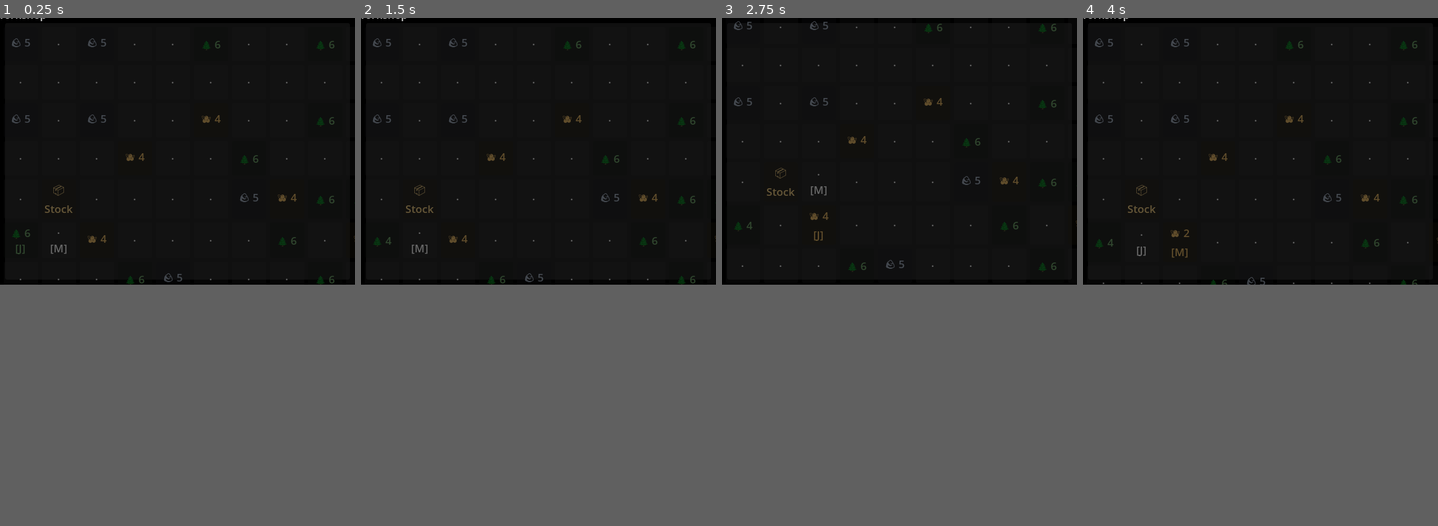
Above: before the commit, frames 1-4 (left to right).
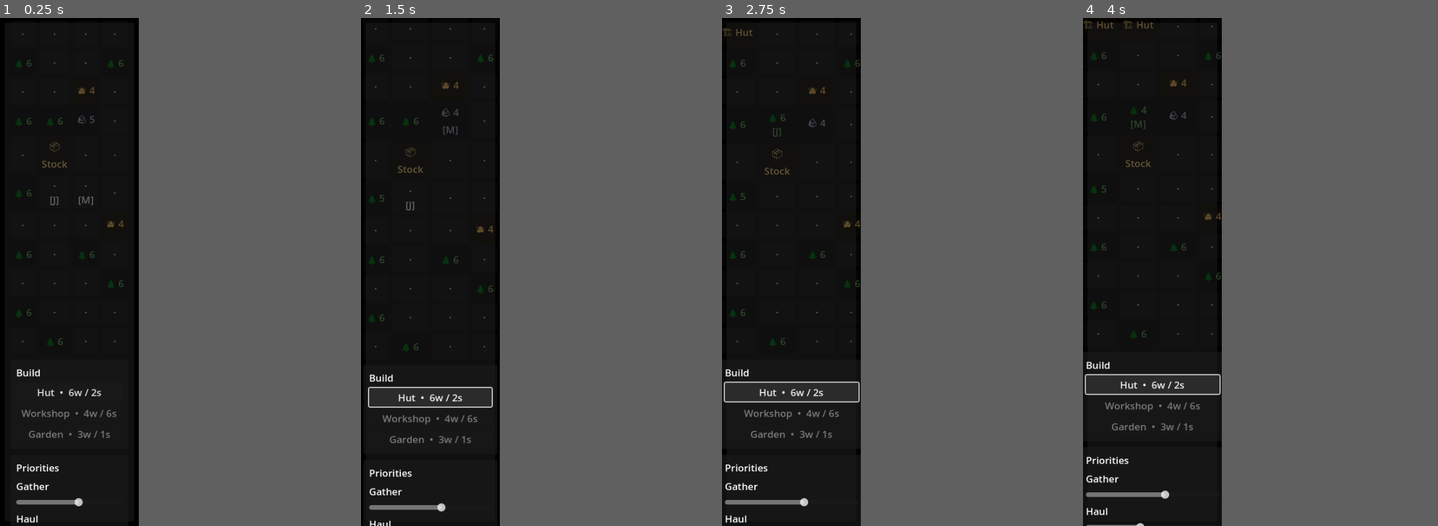
Above: after the commit, the same moments.

Repository: misospace/windowstead
Game: Godot game, scene res://scenes/main.tscn
The game is run twice, just before and just after one commit, with the same random seed, the same clock (stepped at 60 frames per second) and the same inputs.
Inputs (mouse positions are in pixels of both pictures, inside the frame that each line leads up to):
- Up to frame 1 (0.25 s): no input
- Up to frame 2 (1.5 s): click (538, 216) at 0.5 s, where only the run after the commit has a clickable "Hut • 6w / 2s"; click (538, 216) at 1.25 s, where only the run after the commit has a clickable "Hut • 6w / 2s"
- Up to frame 3 (2.75 s): click (899, 216) at 2 s, where only the run after the commit has a clickable "Hut • 6w / 2s"
- Up to frame 4 (4 s): tap Enter at 3.5 s
In our replay, the window is 560x420 before the commit and 219x800 after it. These sizes can differ from the game's own. Grey fills any space a smaller window leaves; there, only what the larger window draws over its background counts as a difference.

The runs differ from the first frame. In frame 1, 2.1% of the frame differs, in the area x 0-100%, y 0-100%; in frame 2, 2.4%; in frame 3, 2.5%; in frame 4, 2.6%.

Commit message:
feat: reshape overlay into side dock

Diff:
--- a/project.godot
+++ b/project.godot
@@ -18,8 +18,8 @@
 GameState="*res://scripts/game_state.gd"
 
 [display]
-window/size/viewport_width=560
-window/size/viewport_height=420
+window/size/viewport_width=240
+window/size/viewport_height=900
 window/size/resizable=true
 window/per_pixel_transparency/allowed=true
 window/handheld/orientation=0
--- a/scenes/main.tscn
+++ b/scenes/main.tscn
@@ -31,11 +31,11 @@
 theme_override_constants/margin_right = 14
 theme_override_constants/margin_bottom = 14
 
-[node name="Root" type="HBoxContainer" parent="Backdrop/Margin"]
-layout_mode = 2
-size_flags_horizontal = 3
-size_flags_vertical = 3
-theme_override_constants/separation = 14
+[node name="Root" type="VBoxContainer" parent="Backdrop/Margin"]
+layout_mode = 2
+size_flags_horizontal = 3
+size_flags_vertical = 3
+theme_override_constants/separation = 10
 
 [node name="Left" type="VBoxContainer" parent="Backdrop/Margin/Root"]
 layout_mode = 2
@@ -46,11 +46,11 @@
 [node name="Title" type="Label" parent="Backdrop/Margin/Root/Left"]
 layout_mode = 2
 text = "Windowstead"
-theme_override_font_sizes/font_size = 30
+theme_override_font_sizes/font_size = 28
 
 [node name="Subtitle" type="Label" parent="Backdrop/Margin/Root/Left"]
 layout_mode = 2
-text = "A tiny colony humming along while you do other things."
+text = "A docked colony companion for the edge of your screen."
 autowrap_mode = 3
 modulate = Color(1, 1, 1, 0.7)
 
@@ -76,9 +76,9 @@
 
 [node name="Right" type="VBoxContainer" parent="Backdrop/Margin/Root"]
 layout_mode = 2
-custom_minimum_size = Vector2(300, 0)
-size_flags_vertical = 3
-theme_override_constants/separation = 12
+size_flags_horizontal = 3
+size_flags_vertical = 3
+theme_override_constants/separation = 10
 
 [node name="BuildPanel" type="PanelContainer" parent="Backdrop/Margin/Root/Right"]
 layout_mode = 2
@@ -96,7 +96,7 @@
 
 [node name="BuildTitle" type="Label" parent="Backdrop/Margin/Root/Right/BuildPanel/BuildMargin/BuildBox"]
 layout_mode = 2
-text = "Queue builds"
+text = "Build"
 
 [node name="BuildButtons" type="VBoxContainer" parent="Backdrop/Margin/Root/Right/BuildPanel/BuildMargin/BuildBox"]
 unique_name_in_owner = true
@@ -105,17 +105,17 @@
 
 [node name="HutButton" type="Button" parent="Backdrop/Margin/Root/Right/BuildPanel/BuildMargin/BuildBox/BuildButtons"]
 layout_mode = 2
-text = "Hut  •  6 wood / 2 stone"
+text = "Hut  •  6w / 2s"
 metadata/kind = "hut"
 
 [node name="WorkshopButton" type="Button" parent="Backdrop/Margin/Root/Right/BuildPanel/BuildMargin/BuildBox/BuildButtons"]
 layout_mode = 2
-text = "Workshop  •  4 wood / 6 stone"
+text = "Workshop  •  4w / 6s"
 metadata/kind = "workshop"
 
 [node name="GardenButton" type="Button" parent="Backdrop/Margin/Root/Right/BuildPanel/BuildMargin/BuildBox/BuildButtons"]
 layout_mode = 2
-text = "Garden  •  3 wood / 1 stone"
+text = "Garden  •  3w / 1s"
 metadata/kind = "garden"
 
 [node name="PriorityPanel" type="PanelContainer" parent="Backdrop/Margin/Root/Right"]
@@ -171,7 +171,6 @@
 
 [node name="CrewPanel" type="PanelContainer" parent="Backdrop/Margin/Root/Right"]
 layout_mode = 2
-size_flags_vertical = 3
 
 [node name="CrewMargin" type="MarginContainer" parent="Backdrop/Margin/Root/Right/CrewPanel"]
 layout_mode = 2
@@ -217,8 +216,7 @@
 layout_mode = 2
 size_flags_vertical = 3
 bbcode_enabled = false
-scroll_active = false
-fit_content = true
+scroll_active = true
 
 [node name="ActionPanel" type="PanelContainer" parent="Backdrop/Margin/Root/Right"]
 layout_mode = 2
--- a/scripts/main.gd
+++ b/scripts/main.gd
@@ -1,9 +1,11 @@
 extends Control
 
-const GRID_W := 16
-const GRID_H := 9
-const TILE_SIZE := Vector2i(54, 54)
-const STOCKPILE_POS := Vector2i(7, 4)
+const GRID_W := 4
+const GRID_H := 12
+const TILE_SIZE := Vector2i(44, 44)
+const STOCKPILE_POS := Vector2i(1, 5)
+const DOCK_WIDTH := 240
+const DOCK_HEIGHT := 900
 const WORKER_NAMES := ["Jun", "Mara"]
 const TICK_SECONDS := 0.45
 const EVENT_INTERVAL_TICKS := 66
@@ -60,9 +62,16 @@
 	DisplayServer.window_set_flag(DisplayServer.WINDOW_FLAG_BORDERLESS, true)
 	DisplayServer.window_set_flag(DisplayServer.WINDOW_FLAG_ALWAYS_ON_TOP, true)
 	DisplayServer.window_set_flag(DisplayServer.WINDOW_FLAG_TRANSPARENT, true)
-	DisplayServer.window_set_min_size(Vector2i(560, 420))
-	if not ProjectSettings.get_setting("display/window/per_pixel_transparency/allowed", false):
-		DisplayServer.window_set_position(Vector2i(max(0, DisplayServer.screen_get_size().x - DisplayServer.window_get_size().x - 24), 24))
+	var screen := DisplayServer.window_get_current_screen()
+	var usable_rect := DisplayServer.screen_get_usable_rect(screen)
+	var dock_height := min(DOCK_HEIGHT, max(640, usable_rect.size.y - 24))
+	var dock_size := Vector2i(DOCK_WIDTH, dock_height)
+	DisplayServer.window_set_min_size(Vector2i(DOCK_WIDTH, 640))
+	DisplayServer.window_set_size(dock_size)
+	DisplayServer.window_set_position(Vector2i(
+		usable_rect.position.x + usable_rect.size.x - dock_size.x - 12,
+		usable_rect.position.y + usable_rect.size.y - dock_size.y - 12
+	))
 
 func build_world() -> void:
 	for child in world_grid.get_children():
@@ -97,7 +106,7 @@
 
 func load_or_boot() -> void:
 	var loaded := GameState.load_game()
-	if loaded.is_empty():
+	if loaded.is_empty() or not is_save_compatible(loaded):
 		bootstrap_state()
 	else:
 		state = loaded
@@ -124,7 +133,7 @@
 	for i in WORKER_NAMES.size():
 		state.workers.append({
 			"name": WORKER_NAMES[i],
-			"pos": vec_to_data(Vector2i(6 + i, 5)),
+			"pos": vec_to_data(Vector2i(1 + i, 6)),
 			"carrying": {},
 			"task": {},
 			"break_ticks": 0,
@@ -378,7 +387,7 @@
 			button.modulate = tile_color(tile, pos)
 
 func render_sidebar() -> void:
-	resource_label.text = "Stockpile  •  Wood %d   Stone %d   Food %d" % [int(state.resources.wood), int(state.resources.stone), int(state.resources.food)]
+	resource_label.text = "Stockpile\nWood %d   Stone %d   Food %d" % [int(state.resources.wood), int(state.resources.stone), int(state.resources.food)]
 	status_label.text = settlement_status_text()
 	for child in crew_list.get_children():
 		child.queue_free()
@@ -480,7 +489,7 @@
 		elif String(worker.task.kind) == "build":
 			building += 1
 	var next_unlock := next_unlock_text()
-	return "Tick %d  •  queued %d  •  building %d  •  idle %d  •  break %d\nNext milestone: %s" % [tick, queued, building, idle, on_break, next_unlock]
+	return "Tick %d  •  queued %d  •  building %d\nIdle %d  •  break %d\nNext: %s" % [tick, queued, building, idle, on_break, next_unlock]
 
 func next_unlock_text() -> String:
 	if not is_structure_complete("hut"):
@@ -489,15 +498,30 @@
 		return "Finish a workshop to unlock the garden"
 	return "Garden tier unlocked. Keep the tiny settlement fed"
 
+func is_save_compatible(loaded: Dictionary) -> bool:
+	var tiles: Array = loaded.get("tiles", [])
+	if tiles.size() != GRID_W * GRID_H:
+		return false
+	for worker in loaded.get("workers", []):
+		if not is_pos_in_bounds(data_to_vec(worker.get("pos", {}))):
+			return false
+	for build in loaded.get("builds", []):
+		if not is_pos_in_bounds(data_to_vec(build.get("pos", {}))):
+			return false
+	return true
+
 func find_open_ground() -> Vector2i:
 	for y in GRID_H:
 		for x in GRID_W:
 			var pos := Vector2i(x, y)
-			if abs(pos.x - STOCKPILE_POS.x) + abs(pos.y - STOCKPILE_POS.y) <= 3:
+			if abs(pos.x - STOCKPILE_POS.x) + abs(pos.y - STOCKPILE_POS.y) <= 1:
 				continue
 			if String(get_tile(pos).kind) == "ground":
 				return pos
 	return Vector2i(-1, -1)
+
+func is_pos_in_bounds(pos: Vector2i) -> bool:
+	return pos.x >= 0 and pos.x < GRID_W and pos.y >= 0 and pos.y < GRID_H
 
 func has_costs_delivered(build: Dictionary) -> bool:
 	for resource in BUILD_COSTS[String(build.kind)].keys():
